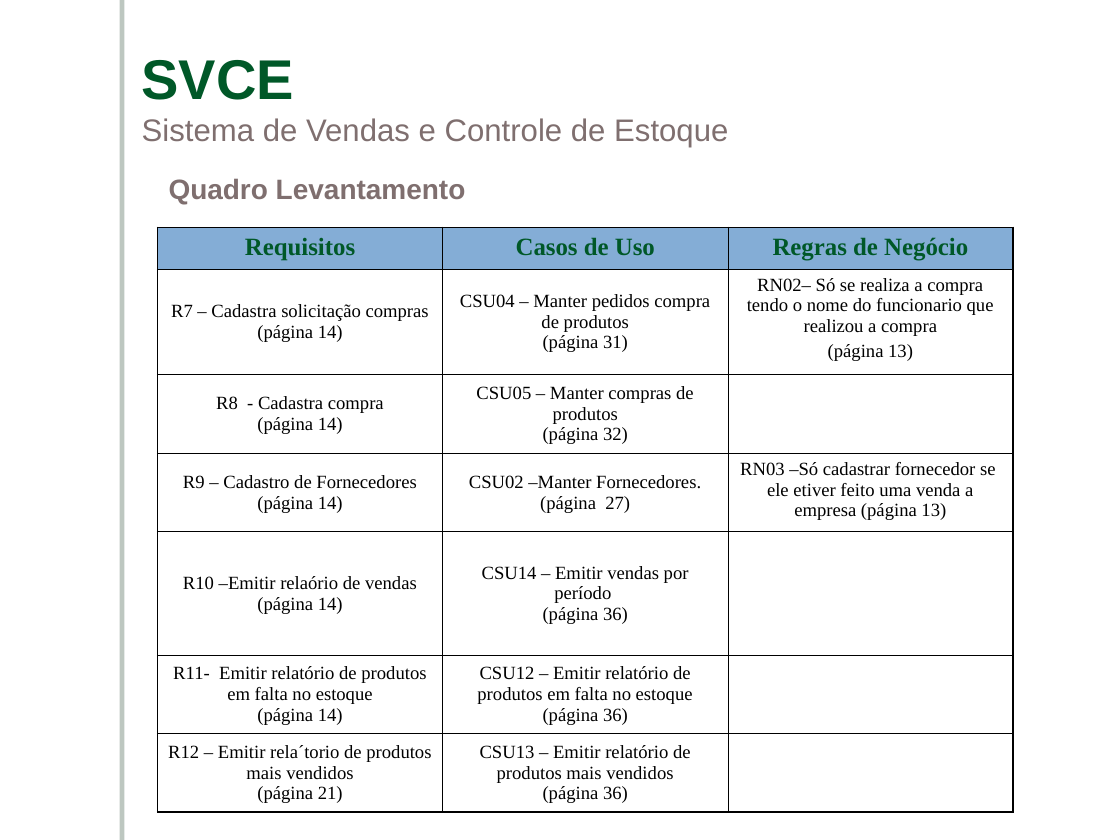
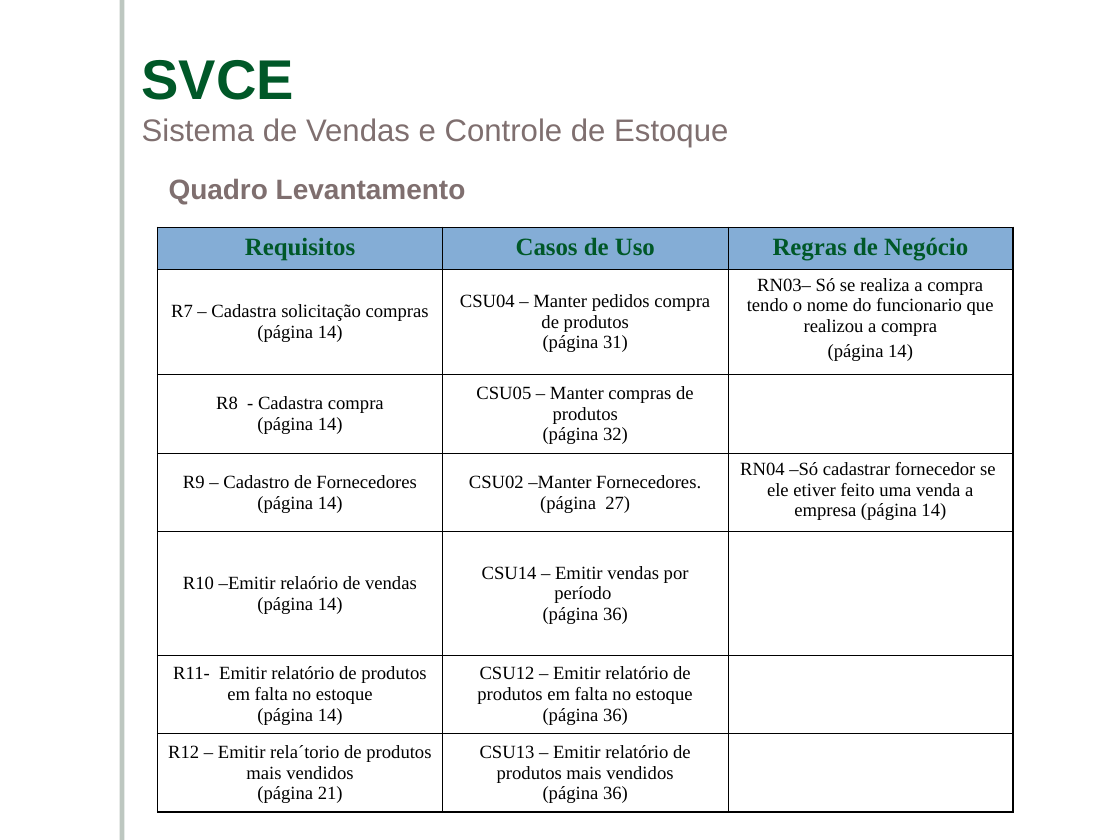
Before and after one commit to ViniciusConsultor/contentsystem, a slide deck: slide 7 of documentacao/Apresentação/Apresentacao-SVCE.ppt. Drawn at 1120x840 pixels with LibreOffice and Linux fonts; fonts in the diff are those of the drawing; background and template pictures are left out. Boxes give left, top, right and bottom in pixels: in the first picture for what was removed or moved away, otherwise in the second. Text is boxed around its words. In the diff, an @@ line names an element or a change of style, - is before the commit and + after.

```diff
--- a/documentacao/Apresentação/Apresentacao-SVCE.ppt
+++ b/documentacao/Apresentação/Apresentacao-SVCE.ppt
@@ table at <box>158,227,1015,807</box> @@
-row 2, column 3: RN02– Só se realiza a compra tendo o nome do funcionario que realizou a compra / (página 13)
+row 2, column 3: RN03– Só se realiza a compra tendo o nome do funcionario que realizou a compra / (página 14)
-row 4, column 3: RN03 –Só cadastrar fornecedor se ele etiver feito uma venda a empresa (página 13)
+row 4, column 3: RN04 –Só cadastrar fornecedor se ele etiver feito uma venda a empresa (página 14)
```
Also in this commit, not shown: 1 other slide changed.
